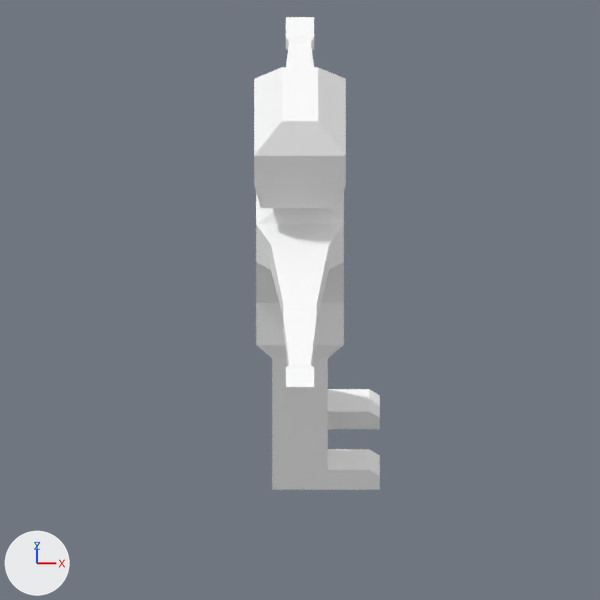
Two versions of the Blender file bleed-client/blender/Character9.blend, one commit apart.
Camera for both pictures: the file's camera 'Camera'. Arrows for +X, +Y and +Z are at lower left; the lights stay in place.

Objects in the first picture: 'Character'.
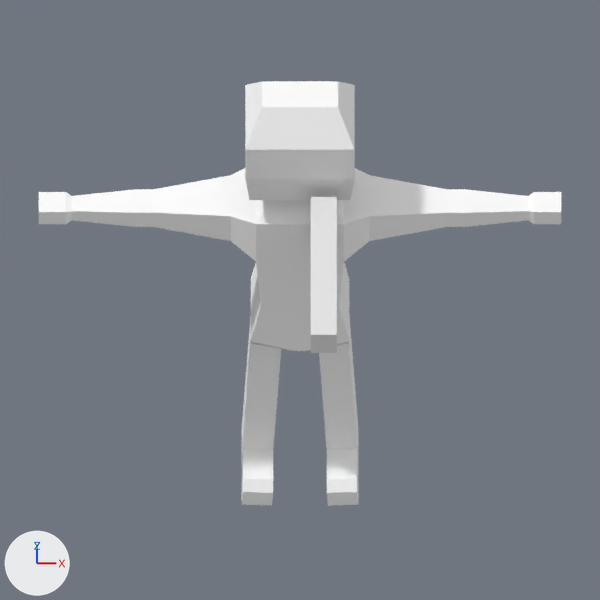
Location of each change, [x1, y1, x2, y2] in pixels of the pictures (600 x 600 px):
'Character', turned
    before: [254, 17, 380, 490]
    after: [39, 81, 561, 506]
'Gun', added
    after: [311, 197, 337, 353]

The change, as a list of edits to the scene's bpy script:
```text
Add me_cube:
    me_cube.from_pydata([(-13.63, -3.78, -1.0), (-13.63, -3.78, 1.0), (-13.63, -2.2, -1.0), (-13.63, -2.2, 1.0), (-11.63, -3.78, -1.0), (-11.63, -3.78, 1.0), (-11.63, -2.2, -1.0), (-11.63, -2.2, 1.0), (-13.63, -1.74, 1.0), (-13.63, -1.74, -1.0), (-11.63, -1.74, -1.0), (-11.63, -1.74, 1.0), (-11.63, -2.03, -3.76), (-13.63, -2.03, -3.76), (-11.63, -1.56, -3.76), (-13.63, -1.56, -3.76)], [], [(0, 1, 3, 2), (7, 6, 10, 11), (6, 7, 5, 4), (4, 5, 1, 0), (2, 6, 4, 0), (7, 3, 1, 5), (9, 8, 11, 10), (6, 2, 13, 12), (3, 7, 11, 8), (2, 3, 8, 9), (12, 13, 15, 14), (9, 10, 14, 15), (2, 9, 15, 13), (10, 6, 12, 14)])
Change ob_character:
    ob_character.rotation_euler: (0.0, 0.0, -1.571) -> (0.0, 0.0, -3.142)  # degrees (0, 0, -90) -> degrees (0, 0, -180)
Add ob_gun:
    ob_gun = bpy.data.objects.new('Gun', me_cube)
    ob_gun.location = (0.251, 0.146, 0.533)
    ob_gun.scale = (0.0174, 0.127, 0.0174)
```
